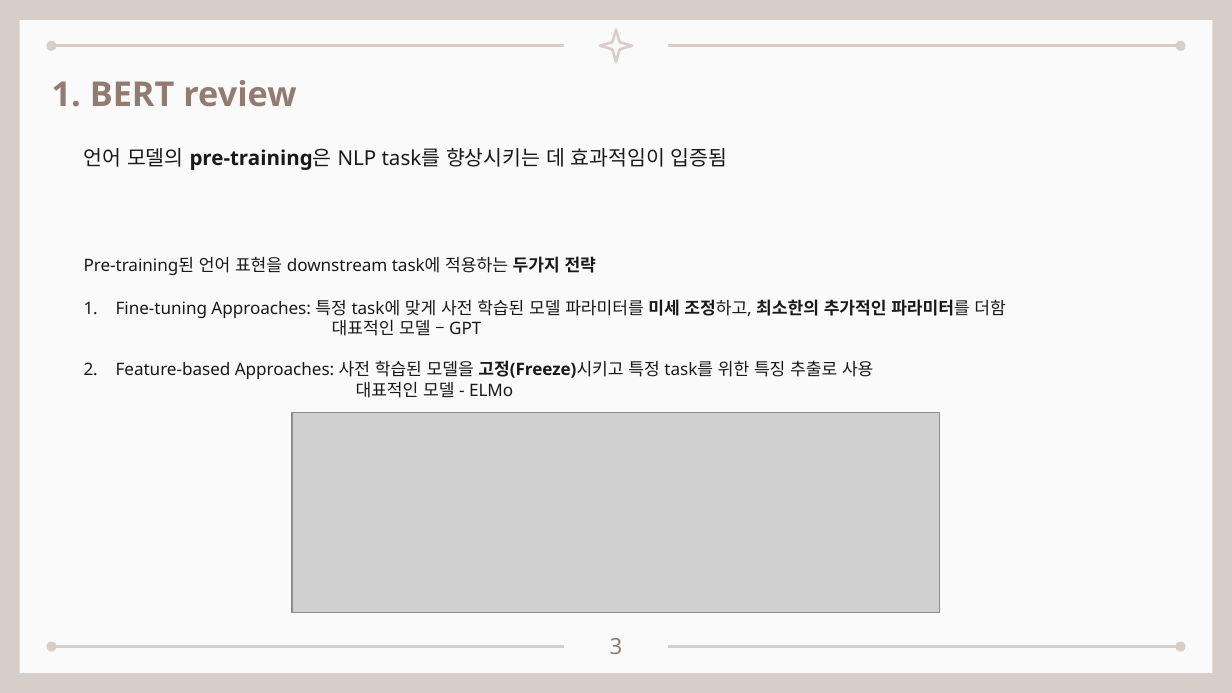
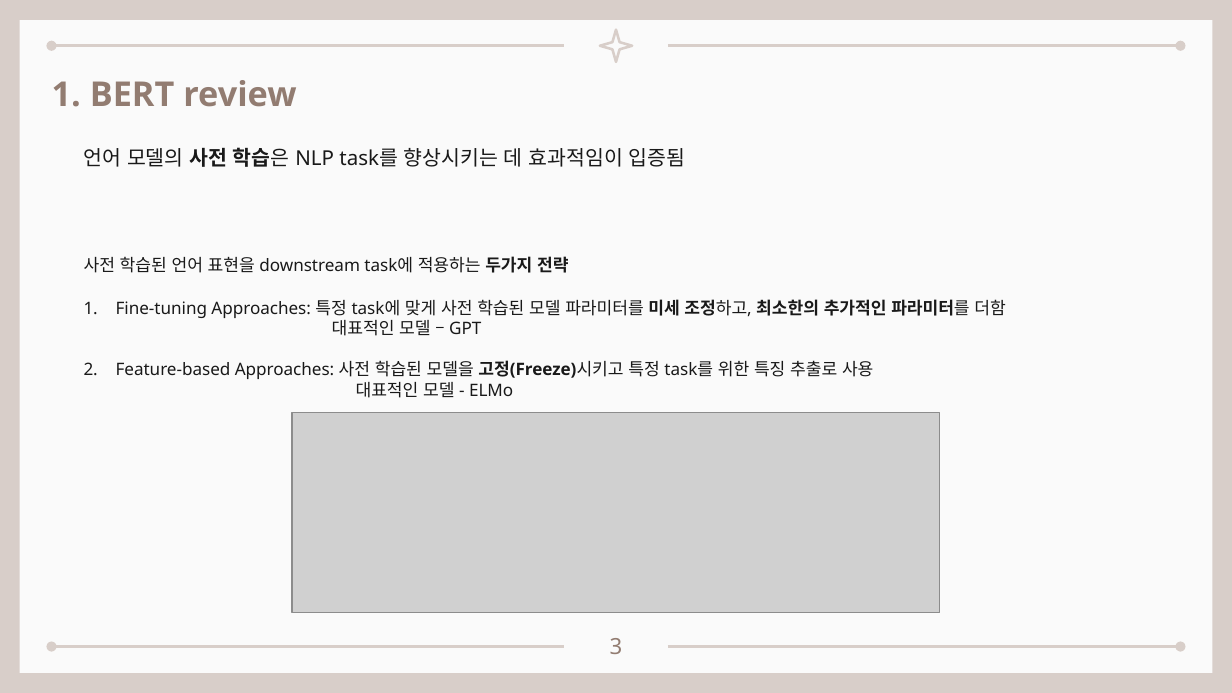
Before and after one commit to seungdeng/DELab, a slide deck: slide 3 of PPT/DSLab_이승건_BERT멘토링발표.pptx. Drawn at 1232x693 pixels with LibreOffice and Linux fonts; fonts in the diff are those of the drawing; grey boxes stand for pictures. Boxes give left, top, right and bottom in pixels: in the first picture for what was removed or moved away, otherwise in the second. Text is boxed around its words. In the diff, an @@ line names an element or a change of style, - is before the commit and + after.

```diff
--- a/PPT/DSLab_이승건_BERT멘토링발표.pptx
+++ b/PPT/DSLab_이승건_BERT멘토링발표.pptx
@@ text at [84, 147, 686, 167]: text changed @@
-언어 모델의 pre-training은 NLP task를 향상시키는 데 효과적임이 입증됨
+언어 모델의 사전 학습은 NLP task를 향상시키는 데 효과적임이 입증됨
@@ text at [84, 256, 568, 273]: text changed @@
-Pre-training된 언어 표현을 downstream task에 적용하는 두가지 전략
+사전 학습된 언어 표현을 downstream task에 적용하는 두가지 전략
```
Also in this commit, not shown: 17 other slides changed, 1 other file.
